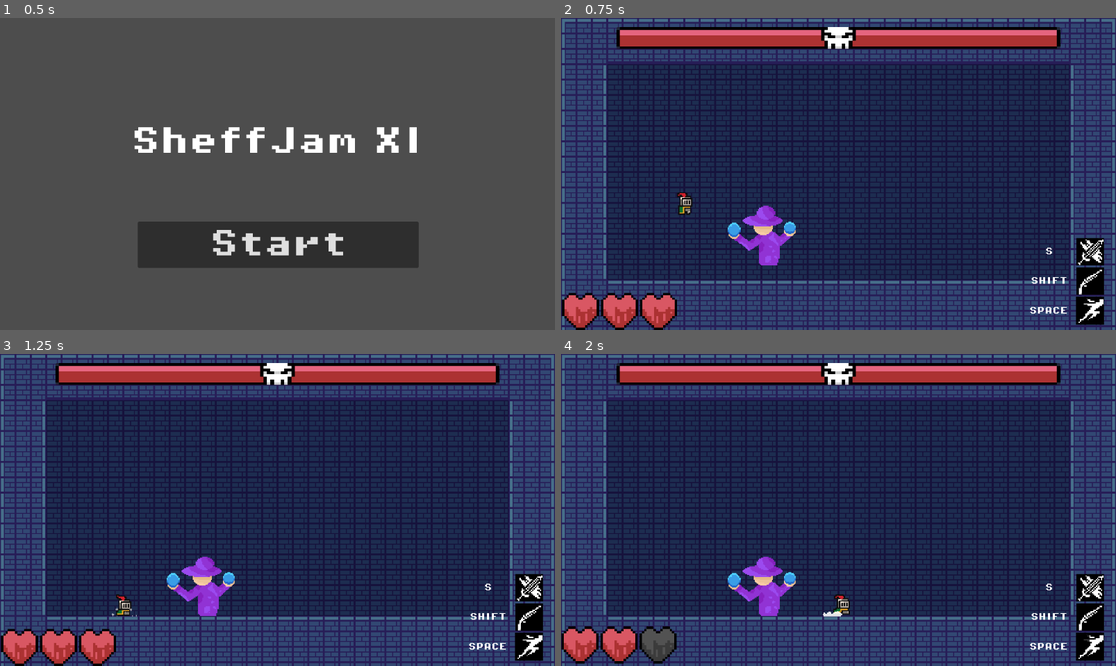
Above: before the commit, frames 1-4 (two rows, left to right).
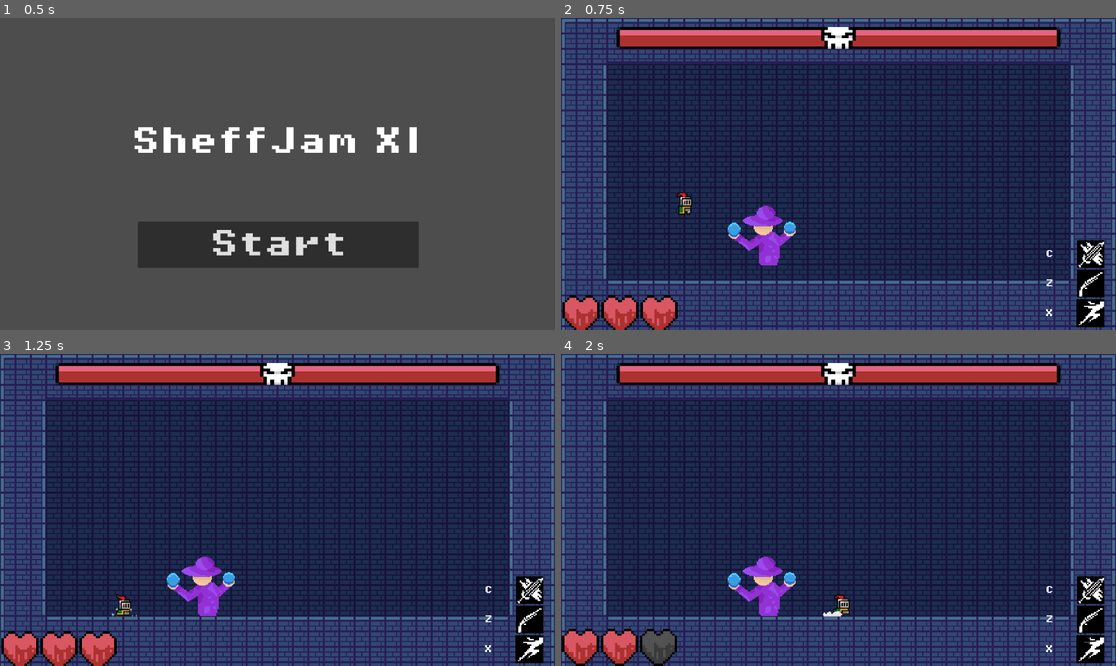
Above: after the commit, the same moments.

Repository: PjotrNik/shefjam
Game: Godot game, scene res://scenes/start_page.tscn
Same seed, same stepped clock (60 frames per second), same inputs: the game is played once before the commit and once after it.
Inputs:
- Up to frame 1 (0.5 s): no input
- Up to frame 2 (0.75 s): click "Start" at 0.5 s
- Up to frame 3 (1.25 s): no input
- Up to frame 4 (2 s): hold Right (move_right) from 1.28 s (still down); tap X (dash) at 1.35 s; tap Up (jump) at 1.52 s

Frame 1 is identical in both runs. In frame 2, 1.8% of the frame differs, in the area x 0-98%, y 70-100%; in frame 3, 1.8%; in frame 4, 1.8%.

Commit message:
CHanged ui to match controls

Diff:
--- a/scenes/hud.tscn
+++ b/scenes/hud.tscn
@@ -106,7 +106,7 @@
 size_flags_horizontal = 3
 size_flags_vertical = 1
 theme_override_fonts/font = ExtResource("3_6fi6k")
-text = "S"
+text = "C"
 horizontal_alignment = 1
 vertical_alignment = 1
 uppercase = true
@@ -142,7 +142,7 @@
 size_flags_horizontal = 3
 size_flags_vertical = 1
 theme_override_fonts/font = ExtResource("3_6fi6k")
-text = "Shift"
+text = "z"
 horizontal_alignment = 1
 vertical_alignment = 1
 uppercase = true
@@ -178,7 +178,7 @@
 size_flags_horizontal = 3
 size_flags_vertical = 1
 theme_override_fonts/font = ExtResource("3_6fi6k")
-text = "Space"
+text = "x"
 horizontal_alignment = 1
 vertical_alignment = 1
 uppercase = true
--- a/scenes/phase_1_map.tscn
+++ b/scenes/phase_1_map.tscn
@@ -245,6 +245,10 @@
 tile_set = SubResource("TileSet_bxbi8")
 
 [node name="HUD" parent="." instance=ExtResource("4_bxbi8")]
+offset_left = 0.0
+offset_top = 6.0
+offset_right = 0.0
+offset_bottom = 6.0
 
 [node name="BossHP" parent="." instance=ExtResource("5_5jiho")]
 offset_right = 1152.0
